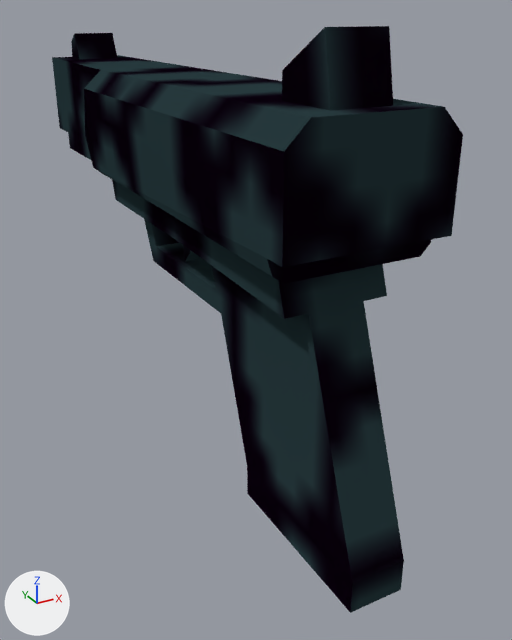
What one commit did to the Blender file assets/blender/gun.blend.
Before and after are seen from a camera (50 mm lens) standing at (-0.72, -1.153, 0.397) and looking at (0.102, 0.342, -0.351). The lights are fixed; the arrows at lower left show +X, +Y and +Z.

The scene before the commit, as lines of its bpy script (objects in view):
```python
mat_material_002 = diffuse_material('Material.002')
mat_material_002.texture = img_walls_png
mat_material_002.roughness = 0.5
me_plane_001 = bpy.data.meshes.new('Plane.001')
me_plane_001.from_pydata(...)  # 91 vertices, 182 faces; spans x -0.71..0.7, y -1.34..5.33, z -2.7..1.48
me_plane_001.materials.append(mat_material_002)  # picture img_walls_png
ob_gun = bpy.data.objects.new('Gun', me_plane_001)
ob_gun.location = (0.0, 0.0, 0.0)
ob_gun.scale = (0.25, 0.25, 0.25)
```
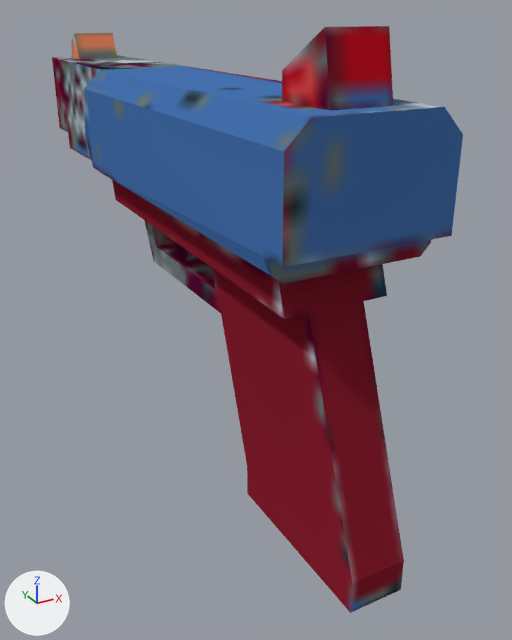
What differs and where, as boxes (x1, y1, x2, y2) in the pictures (512 x 640 px):
'Gun', surface changed
    both: (52, 26, 463, 613)

The change, as a list of edits to the scene's bpy script:
```text
Add img_gun_texture_pixelated_png:
    img_gun_texture_pixelated_png = load_image('gun_texture_pixelated.png', '../textures/gun_texture_pixelated.png', 64, 64, 'sRGB')
Change mat_material_002:
    mat_material_002.texture: img_walls_png -> img_gun_texture_pixelated_png
```
